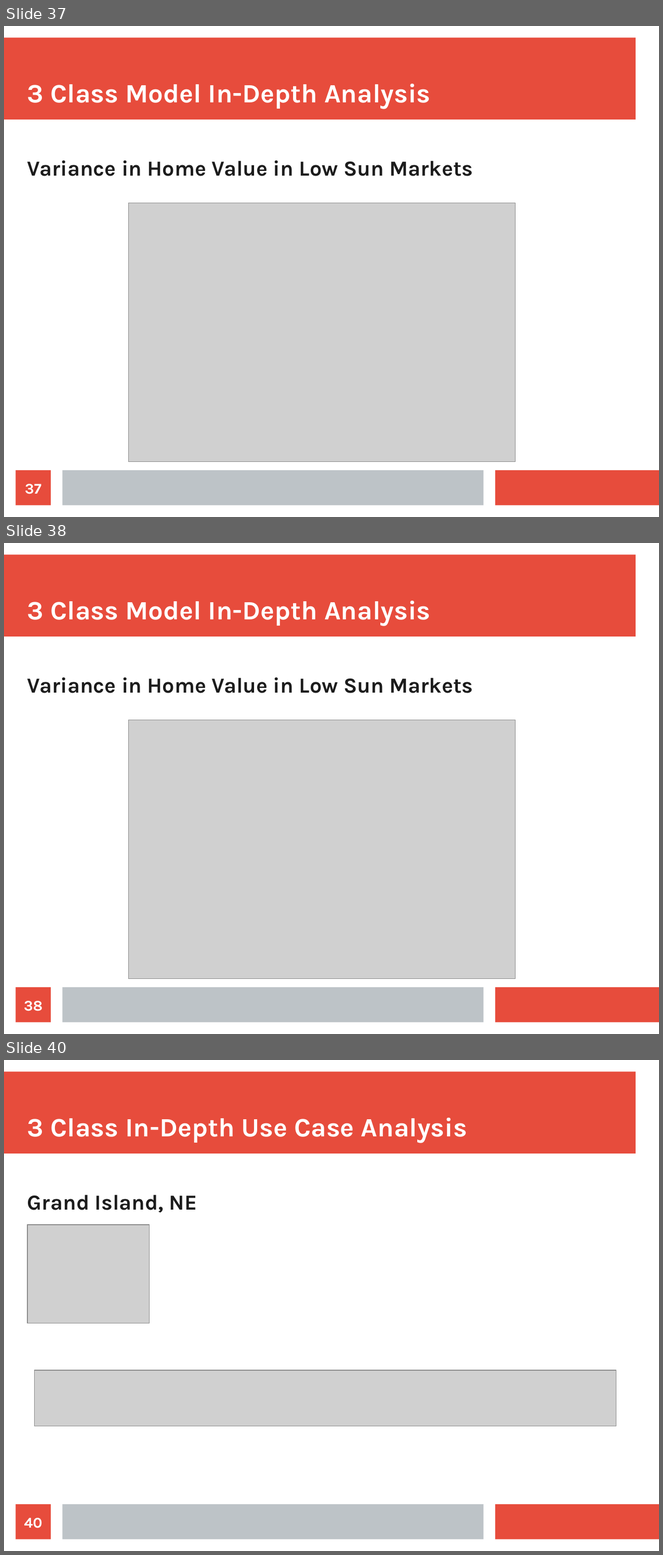
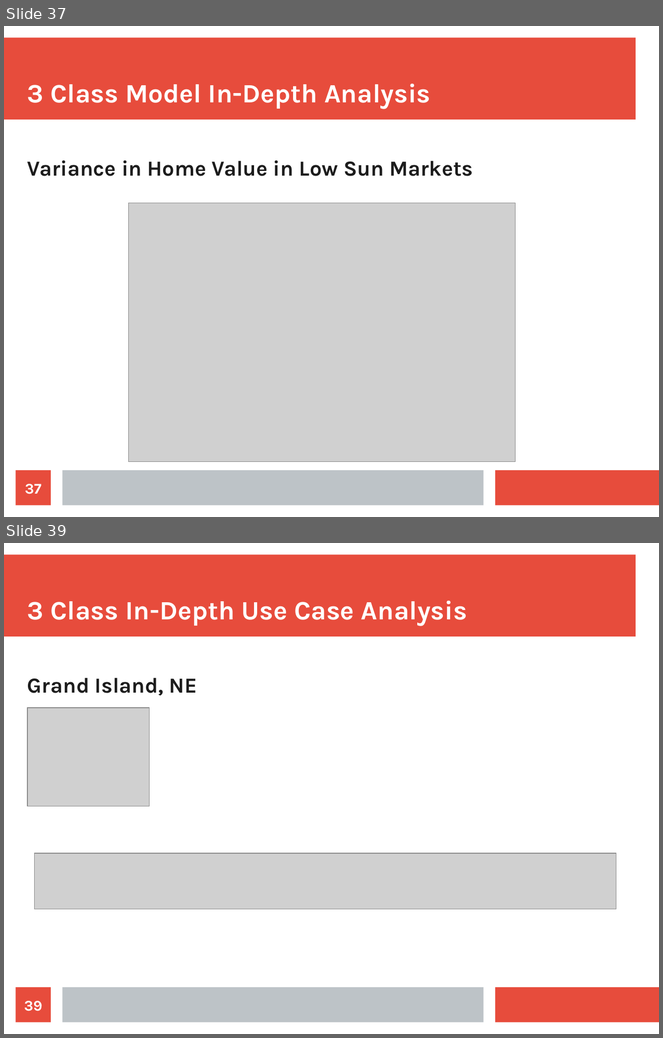
Before and after one commit to gurkpet/Solar-Panel-Market-Modeling, a slide deck: Solar Panel Market Modeling Presentation.odp. Shown one above the other, each under a label of ours: slides 37, 38 and 40 before the commit, slides 37 and 39 after it; the slides between them are not shown. The pictures are 663x1555 and 663x1038 pixels, drawn with LibreOffice and Linux fonts; fonts in the diff are those of the drawing; grey boxes stand for pictures. Boxes give left, top, right and bottom in pixels: in the first picture for what was removed or moved away, otherwise in the second. Text is boxed around its words. In the diff, an @@ line names an element or a change of style, - is before the commit and + after.

Commit message:
Updates to Analysis

```diff
--- a/Solar Panel Market Modeling Presentation.odp
+++ b/Solar Panel Market Modeling Presentation.odp
@@ slide 38 removed at (4, 543, 659, 1034), background #FFFFFF; not listed: 3 template elements that a slide beside it also shows @@
@@ title removed at (27, 601, 430, 626) @@
-3 Class Model In-Depth Analysis
@@ text removed at (27, 677, 473, 693) @@
-Variance in Home Value in Low Sun Markets
@@ picture removed at (129, 720, 516, 979) @@
@@ picture removed at (175, 720, 493, 934) @@
@@ page number removed at (16, 988, 51, 1023) @@
-38
@@ what was slide 40 is now slide 39 @@
@@ page number at (24, 1001, 42, 1012): text changed @@
-40
+39
```
Also in this commit, not shown: 4 slides changed, 2 slides added, 1 other file.
